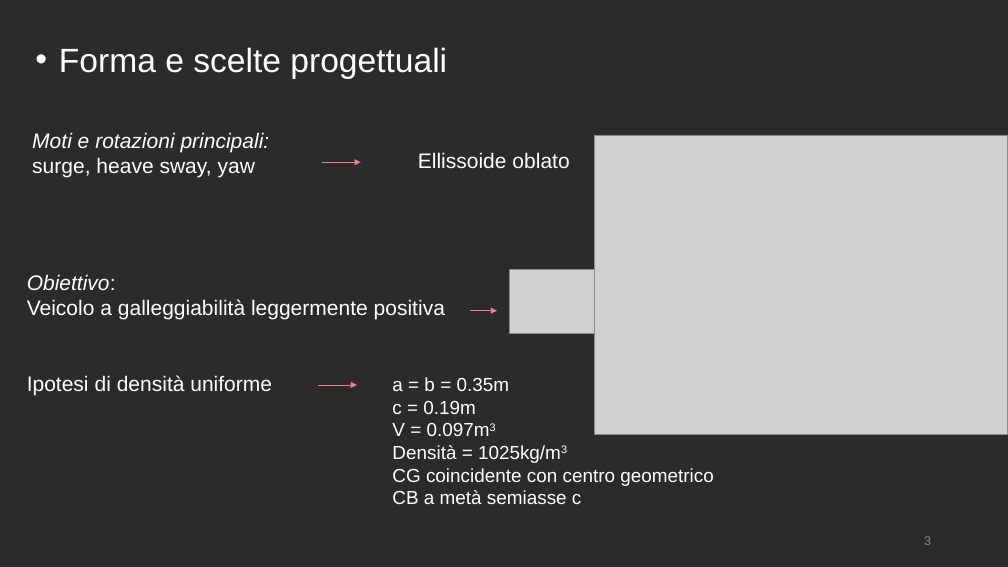
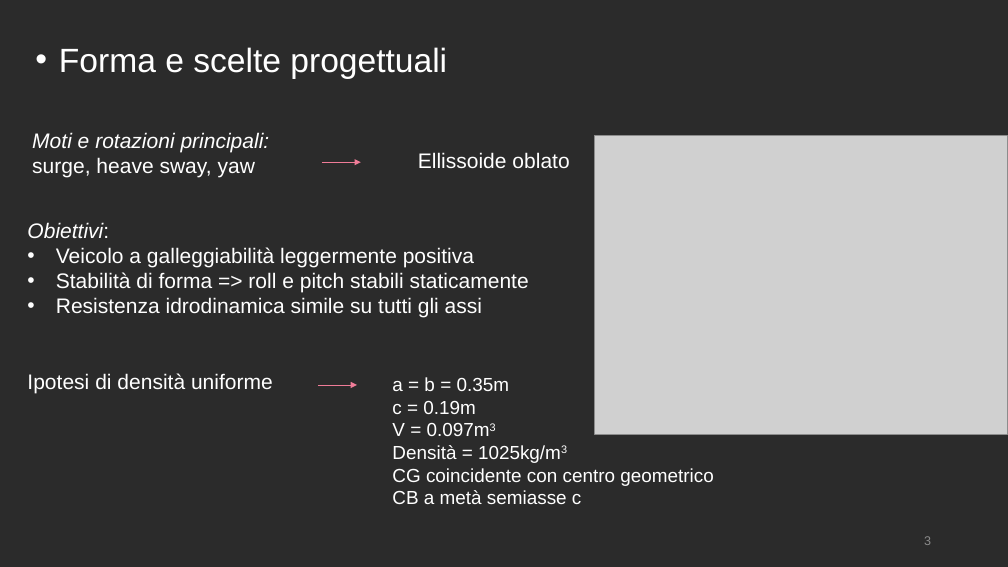
Before and after one commit to polifab/Subacquei_modello, a slide deck: slide 3 of presentazione.pptx. Drawn at 1008x567 pixels with LibreOffice and Linux fonts; fonts in the diff are those of the drawing; grey boxes stand for pictures; background and template pictures are left out; a plain dark background stands for a picture behind light text. Boxes give left, top, right and bottom in pixels: in the first picture for what was removed or moved away, otherwise in the second. Text is boxed around its words. In the diff, an @@ line names an element or a change of style, - is before the commit and + after.

```diff
--- a/presentazione.pptx
+++ b/presentazione.pptx
@@ text "Obiettivi:": place and size @@
-text "Obiettivi:" at [27,274,445,395]
+text "Obiettivi:" at [27,222,529,393]
@@ text at [27,222,109,238]: text changed @@
-Obiettivo:
+Obiettivi:
@@ text at [56,247,474,267]: bullet none to • @@
@@ text at [56,272,529,318]: paragraphs added @@
+• Stabilità di forma => roll e pitch stabili staticamente
+• Resistenza idrodinamica simile su tutti gli assi
@@ picture removed at [509,270,594,333] @@
@@ arrow removed from (470, 311) to (497, 311) @@
```
Also in this commit, not shown: 9 other slides changed, 1 slide added.
